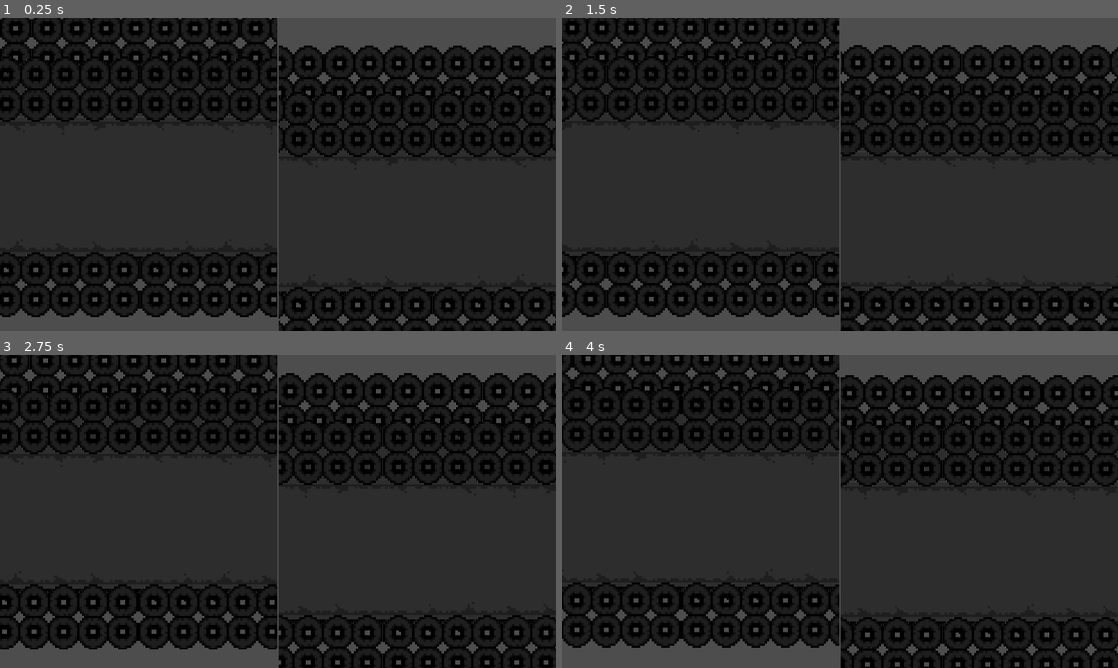
Above: before the commit, frames 1-4 (two rows, left to right).
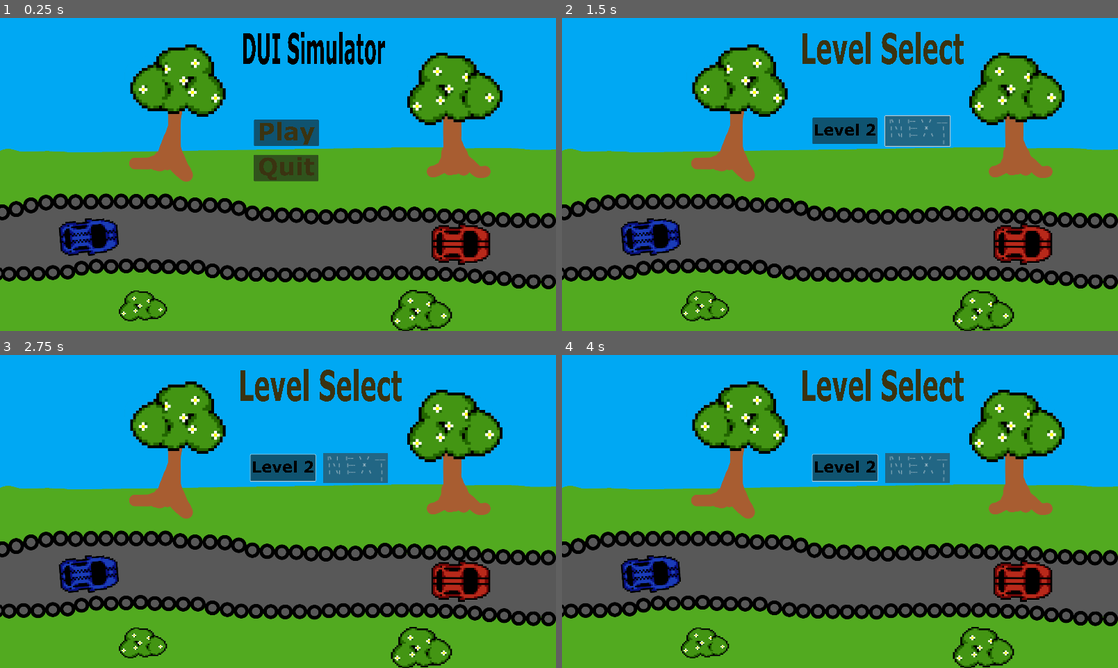
Above: after the commit, the same moments.

Repository: PixelWolf8976/BAISD-AT-at-game
Game: Godot game, scene res://Scenes/main_menu.tscn
Same seed, same stepped clock (60 frames per second), same inputs: the game is played once before the commit and once after it. Before the commit the project starts from res://Scenes/splitscreen test.tscn.
Inputs (mouse positions are in pixels of both pictures, inside the frame that each line leads up to):
- Up to frame 1 (0.25 s): no input
- Up to frame 2 (1.5 s): click (851, 133) at 0.52 s; click (917, 130) at 1.25 s, where only the run after the commit has a clickable "|\ | |---- \ / _____ | \ | |-…"
- Up to frame 3 (2.75 s): hold D (turn_right_1) from 2.03 s (still down); hold Left (turn_left_2) from 2.03 s (still down)
- Up to frame 4 (4 s): release D (turn_right_1) at 2.78 s; release Left (turn_left_2) at 2.78 s; hold A (turn_left_1) 2.78-3.53 s; tap Right (turn_right_2) at 2.85 s; hold D (turn_right_1) from 3.53 s (still down); hold Left (turn_left_2) from 3.53 s (still down)

The runs differ from the first frame. In frame 1, 98% of the frame differs, in the area x 0-100%, y 0-100%; in frame 2, 98%; in frame 3, 98%; in frame 4, 98%.

Commit message:
Added player selection screen

Diff:
--- /dev/null
+++ b/Scenes/player_selection.tscn
@@ -0,0 +1,63 @@
+[gd_scene load_steps=5 format=3 uid="uid://dprix7j7m168u"]
+
+[ext_resource type="Texture2D" uid="uid://c72hmubie0g6j" path="res://Resources/Main menue.png" id="1_2k6fn"]
+[ext_resource type="Texture2D" uid="uid://cdtyx2hcjgkrk" path="res://Resources/Player Selection.png" id="2_0skuc"]
+[ext_resource type="Texture2D" uid="uid://bqq55d3stn6o5" path="res://Resources/Two Player.png" id="3_w1jr5"]
+[ext_resource type="Texture2D" uid="uid://c3itk3ab6e5rg" path="res://Resources/Singleplayer.png" id="4_x4cyk"]
+
+[node name="Player selection" type="Control"]
+layout_mode = 3
+anchors_preset = 15
+anchor_right = 1.0
+anchor_bottom = 1.0
+grow_horizontal = 2
+grow_vertical = 2
+
+[node name="TextureRect" type="TextureRect" parent="."]
+offset_right = 40.0
+offset_bottom = 40.0
+texture = ExtResource("1_2k6fn")
+
+[node name="TextureRect2" type="TextureRect" parent="."]
+layout_mode = 1
+anchors_preset = 15
+anchor_right = 1.0
+anchor_bottom = 1.0
+offset_left = 776.0
+offset_top = 41.0
+offset_right = -480.0
+offset_bottom = -893.0
+grow_horizontal = 2
+grow_vertical = 2
+texture = ExtResource("2_0skuc")
+expand_mode = 1
+
+[node name="Button" type="Button" parent="."]
+layout_mode = 1
+anchors_preset = 15
+anchor_right = 1.0
+anchor_bottom = 1.0
+offset_left = 1116.0
+offset_top = 344.0
+offset_right = -580.0
+offset_bottom = -645.0
+grow_horizontal = 2
+grow_vertical = 2
+icon = ExtResource("3_w1jr5")
+icon_alignment = 1
+expand_icon = true
+
+[node name="Button2" type="Button" parent="."]
+layout_mode = 1
+anchors_preset = 15
+anchor_right = 1.0
+anchor_bottom = 1.0
+offset_left = 865.0
+offset_top = 344.0
+offset_right = -831.0
+offset_bottom = -645.0
+grow_horizontal = 2
+grow_vertical = 2
+icon = ExtResource("4_x4cyk")
+icon_alignment = 1
+expand_icon = true
--- a/project.godot
+++ b/project.godot
@@ -11,7 +11,7 @@
 [application]
 
 config/name="Racing game"
-run/main_scene="res://Scenes/splitscreen test.tscn"
+run/main_scene="res://Scenes/main_menu.tscn"
 config/features=PackedStringArray("4.2", "Mobile")
 config/icon="res://Resources/icon.svg"
 
Binary file added: Resources/Player Selection.png
Not shown, added: Resources/Player Selection.png.import
Binary file added: Resources/Singleplayer.png
Not shown, added: Resources/Singleplayer.png.import
Binary file added: Resources/Two Player.png
Not shown, added: Resources/Two Player.png.import
